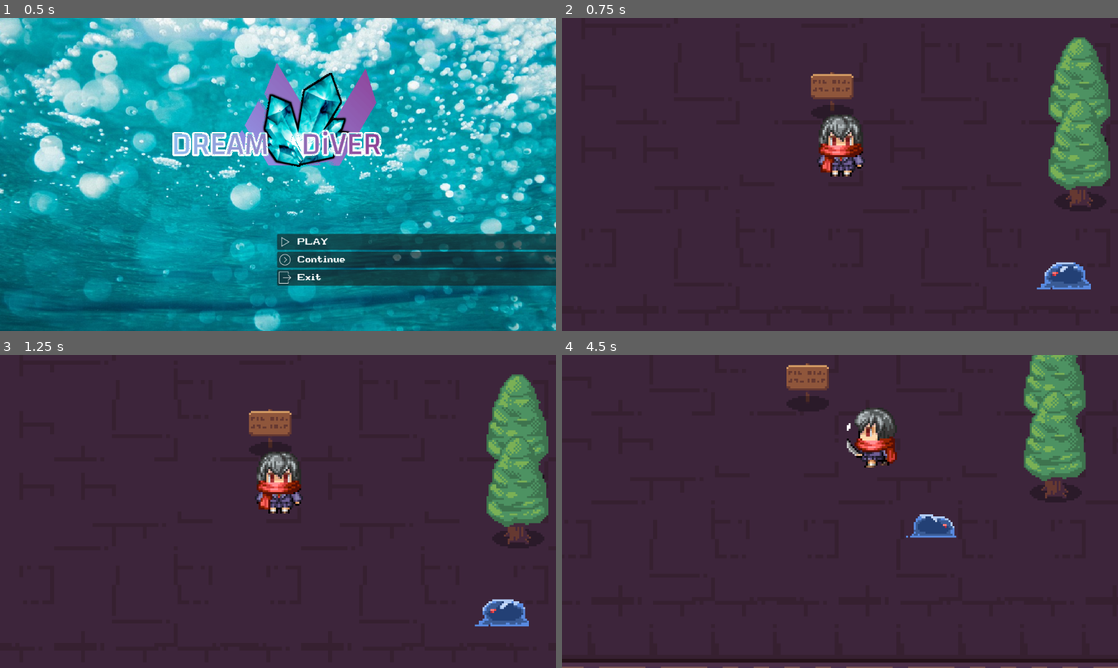
Above: before the commit, frames 1-4 (two rows, left to right).
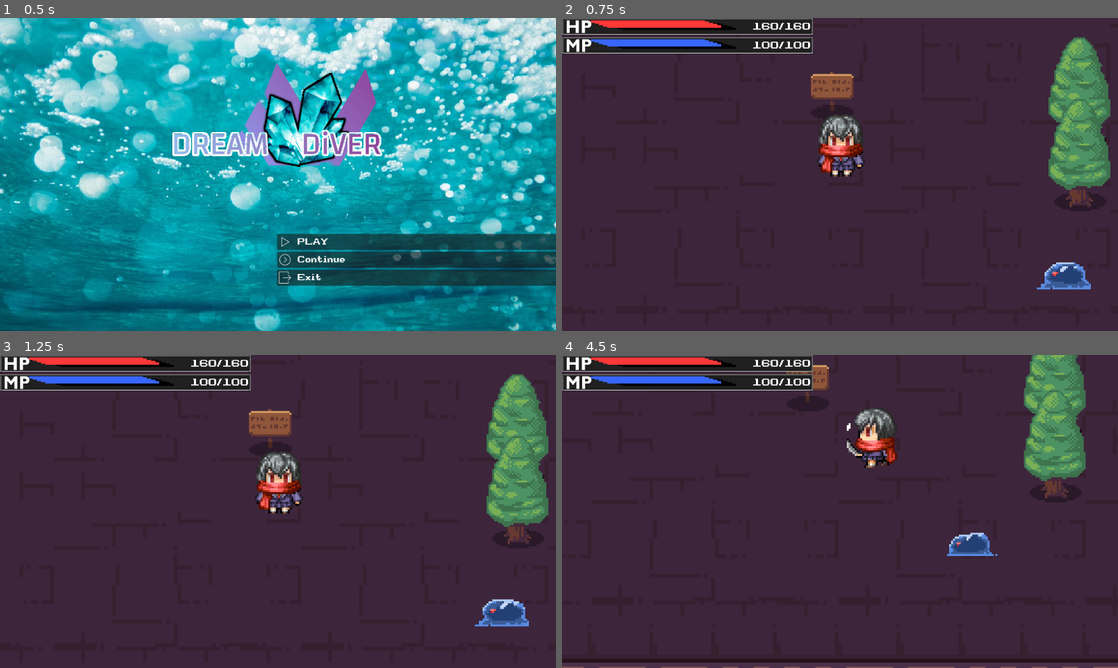
Above: after the commit, the same moments.

Repository: HearTh13/Godot-Project
Game: Godot game, scene res://Interface/menu.tscn
Two runs of this game, one before a commit and one after it. Both use one fixed random seed, a clock stepped at 60 frames per second and the inputs below.
Inputs:
- Up to frame 1 (0.5 s): no input
- Up to frame 2 (0.75 s): click "Play" at 0.5 s
- Up to frame 3 (1.25 s): no input
- Up to frame 4 (4.5 s): hold Right (Right) 1.28-2.03 s; tap F (Attack-OK) at 1.35, 2.85, 4.35 s; hold Down (Down) 2.03-2.78 s; tap Shift (Run) at 2.1, 3.6 s; hold Right (Right) 2.78-3.53 s; hold Up (Up) 3.53-4.28 s; hold Left (Left) from 4.28 s (still down)

Frame 1 is identical in both runs. In frame 2, 4.5% of the frame differs, in the area x 0-46%, y 0-12%; in frame 3, 4.5%; in frame 4, 5.6%, in the area x 0-79%, y 0-65%.

Commit message:
Added working Inventory and updated healthbar and energybar

Diff:
--- a/Entity/Player.tscn
+++ b/Entity/Player.tscn
@@ -3,8 +3,8 @@
 [ext_resource type="Texture2D" uid="uid://cfubvppbjn5j3" path="res://Assets/Player.png" id="1_lk2m0"]
 [ext_resource type="Script" path="res://Script/Player.gd" id="2_7mqvl"]
 [ext_resource type="Resource" uid="uid://dl0bc30vb40q5" path="res://Inventory/PlayerInventory.tres" id="2_x54qu"]
-[ext_resource type="PackedScene" uid="uid://dstjc70s6j4n5" path="res://Interface/Healthbar.tscn" id="3_m6etg"]
 [ext_resource type="PackedScene" uid="uid://dhs1uj7lj5qci" path="res://Inventory/inv_ui.tscn" id="5_qfo7m"]
+[ext_resource type="PackedScene" uid="uid://bpmk0uy484kjw" path="res://Interface/gui.tscn" id="6_w0vg4"]
 
 [sub_resource type="AtlasTexture" id="AtlasTexture_rmsl6"]
 atlas = ExtResource("1_lk2m0")
@@ -316,6 +316,8 @@
 [node name="Player" type="CharacterBody2D"]
 y_sort_enabled = true
 collision_layer = 3
+platform_floor_layers = 4294967042
+platform_wall_layers = 1
 script = ExtResource("2_7mqvl")
 inv = ExtResource("2_x54qu")
 
@@ -329,6 +331,9 @@
 shape = SubResource("CapsuleShape2D_on814")
 
 [node name="PlayerHitbox" type="Area2D" parent="."]
+visibility_layer = 3
+collision_layer = 2
+collision_mask = 3
 
 [node name="CollisionShape2D" type="CollisionShape2D" parent="PlayerHitbox"]
 position = Vector2(0, -14)
@@ -359,23 +364,25 @@
 drag_horizontal_enabled = true
 drag_vertical_enabled = true
 
-[node name="Healthbar" parent="." instance=ExtResource("3_m6etg")]
-z_index = 9
-offset_left = -14.0
-offset_top = -37.0
-offset_right = 15.0
-offset_bottom = -35.0
-
-[node name="Inv_UI" parent="." instance=ExtResource("5_qfo7m")]
-z_index = 10
-offset_left = -82.0
-offset_top = -154.0
-offset_right = 81.0
-offset_bottom = -34.0
-
 [node name="RegenTime" type="Timer" parent="."]
 wait_time = 5.0
 autostart = true
+
+[node name="CanvasLayer" type="CanvasLayer" parent="."]
+
+[node name="GUI" parent="CanvasLayer" instance=ExtResource("6_w0vg4")]
+
+[node name="Inv_UI" parent="CanvasLayer" instance=ExtResource("5_qfo7m")]
+z_index = 10
+anchors_preset = 8
+anchor_left = 0.5
+anchor_top = 0.5
+anchor_right = 0.5
+anchor_bottom = 0.5
+offset_left = -81.5
+offset_top = -60.0
+offset_right = 81.5
+offset_bottom = 60.0
 
 [connection signal="body_entered" from="PlayerHitbox" to="." method="_on_player_hitbox_body_entered"]
 [connection signal="body_exited" from="PlayerHitbox" to="." method="_on_player_hitbox_body_exited"]
--- a/Entity/Slime.tscn
+++ b/Entity/Slime.tscn
@@ -157,11 +157,14 @@
 radius = 69.0
 
 [sub_resource type="CircleShape2D" id="CircleShape2D_uwwdw"]
+radius = 11.0
 
 [sub_resource type="CircleShape2D" id="CircleShape2D_1fff1"]
 radius = 15.0333
 
 [node name="Slime" type="CharacterBody2D"]
+light_mask = 2
+visibility_layer = 2
 y_sort_enabled = true
 script = ExtResource("1_mb4il")
 
@@ -171,6 +174,8 @@
 offset = Vector2(0, -8)
 
 [node name="DetectionArea" type="Area2D" parent="."]
+light_mask = 2
+visibility_layer = 2
 collision_layer = 2
 collision_mask = 2
 
@@ -178,10 +183,12 @@
 shape = SubResource("CircleShape2D_e2p6d")
 
 [node name="CollisionShape2D" type="CollisionShape2D" parent="."]
-position = Vector2(1, -3)
+position = Vector2(0, -1)
 shape = SubResource("CircleShape2D_uwwdw")
 
 [node name="EnemyHitbox" type="Area2D" parent="."]
+light_mask = 2
+visibility_layer = 2
 collision_layer = 2
 collision_mask = 2
 
--- a/Interface/HPBar.tscn
+++ b/Interface/HPBar.tscn
@@ -5,18 +5,27 @@
 [ext_resource type="Texture2D" uid="uid://cb43fyhbt0oil" path="res://Assets/lifeBar.png" id="3_k31xn"]
 
 [node name="HPBar" type="HBoxContainer"]
-offset_right = 634.0
-offset_bottom = 56.0
+anchors_preset = 4
+anchor_top = 0.5
+anchor_bottom = 0.5
+offset_left = 1.0
+offset_top = -323.0
+offset_right = 525.0
+offset_bottom = -288.0
+grow_vertical = 2
 
 [node name="Counter" parent="." instance=ExtResource("1_smq1b")]
-custom_minimum_size = Vector2(270, 0)
 layout_mode = 2
 size_flags_horizontal = 3
 size_flags_stretch_ratio = 0.0
 
-[node name="TextureProgressBar" type="TextureProgressBar" parent="."]
+[node name="TextureProgressBar" type="TextureProgressBar" parent="Counter"]
 layout_mode = 2
+offset_left = 90.0
+offset_top = 10.0
+offset_right = 360.0
+offset_bottom = 25.0
 value = 40.0
 texture_under = ExtResource("2_kwdyf")
 texture_progress = ExtResource("3_k31xn")
-texture_progress_offset = Vector2(-35, -20)
+texture_progress_offset = Vector2(-30, -5)
--- a/Interface/HPCounter.tscn
+++ b/Interface/HPCounter.tscn
@@ -6,7 +6,7 @@
 
 [sub_resource type="LabelSettings" id="LabelSettings_iemlh"]
 font = ExtResource("3_w5nm0")
-font_size = 24
+font_size = 18
 
 [node name="Counter" type="NinePatchRect"]
 offset_right = 255.0
@@ -37,12 +37,12 @@
 anchor_top = 0.5
 anchor_right = 1.0
 anchor_bottom = 0.5
-offset_left = -168.0
-offset_top = -13.5
-offset_right = -8.0
-offset_bottom = 14.5
+offset_left = -124.0
+offset_top = -9.5
+offset_right = -4.0
+offset_bottom = 10.5
 grow_horizontal = 0
 grow_vertical = 2
-text = "100/100
+text = "9999/9999
 "
 label_settings = SubResource("LabelSettings_iemlh")
--- a/Interface/MPBar.tscn
+++ b/Interface/MPBar.tscn
@@ -4,18 +4,27 @@
 [ext_resource type="Texture2D" uid="uid://38iu86ldjb55" path="res://Assets/bar.png" id="2_p16fv"]
 [ext_resource type="Texture2D" uid="uid://y8gpvan6gikt" path="res://Assets/manaBar.png" id="3_755ru"]
 
-[node name="MPBar" type="HBoxContainer"]
-offset_right = 634.0
-offset_bottom = 56.0
+[node name="HPBar" type="HBoxContainer"]
+anchors_preset = 4
+anchor_top = 0.5
+anchor_bottom = 0.5
+offset_left = 1.0
+offset_top = -323.0
+offset_right = 525.0
+offset_bottom = -288.0
+grow_vertical = 2
 
 [node name="Counter" parent="." instance=ExtResource("1_icknl")]
-custom_minimum_size = Vector2(270, 0)
 layout_mode = 2
+size_flags_horizontal = 3
 
-[node name="TextureProgressBar" type="TextureProgressBar" parent="."]
+[node name="TextureProgressBar" type="TextureProgressBar" parent="Counter"]
 layout_mode = 2
-max_value = 50.0
-value = 35.0
+offset_left = 90.0
+offset_top = 10.0
+offset_right = 360.0
+offset_bottom = 25.0
+value = 40.0
 texture_under = ExtResource("2_p16fv")
 texture_progress = ExtResource("3_755ru")
-texture_progress_offset = Vector2(-35, -20)
+texture_progress_offset = Vector2(-30, -5)
--- a/Interface/MPCounter.tscn
+++ b/Interface/MPCounter.tscn
@@ -6,7 +6,7 @@
 
 [sub_resource type="LabelSettings" id="LabelSettings_iemlh"]
 font = ExtResource("3_ki4tn")
-font_size = 24
+font_size = 18
 
 [node name="Counter" type="NinePatchRect"]
 offset_right = 255.0
@@ -37,12 +37,12 @@
 anchor_top = 0.5
 anchor_right = 1.0
 anchor_bottom = 0.5
-offset_left = -168.0
-offset_top = -13.5
-offset_right = -8.0
-offset_bottom = 14.5
+offset_left = -124.0
+offset_top = -9.5
+offset_right = -4.0
+offset_bottom = 10.5
 grow_horizontal = 0
 grow_vertical = 2
-text = "100/100
+text = "9999/9999
 "
 label_settings = SubResource("LabelSettings_iemlh")
--- a/Interface/gui.tscn
+++ b/Interface/gui.tscn
@@ -13,11 +13,13 @@
 
 [node name="VBoxContainer" type="VBoxContainer" parent="."]
 layout_mode = 0
-offset_right = 40.0
-offset_bottom = 40.0
+offset_right = 520.0
+offset_bottom = 74.0
 
 [node name="HPBar" parent="VBoxContainer" instance=ExtResource("1_xqn7r")]
+custom_minimum_size = Vector2(0, 35)
 layout_mode = 2
 
 [node name="MPBar" parent="VBoxContainer" instance=ExtResource("2_1lu1p")]
+custom_minimum_size = Vector2(0, 35)
 layout_mode = 2
--- a/Interface/menu.tscn
+++ b/Interface/menu.tscn
@@ -52,6 +52,7 @@
 size_flags_vertical = 8
 
 [node name="Menu2" type="VBoxContainer" parent="."]
+layout_mode = 0
 offset_left = 574.0
 offset_top = 360.0
 offset_right = 1339.0
@@ -89,6 +90,7 @@
 alignment = 0
 
 [node name="ContinueLabel" type="Label" parent="Menu2/Center Row/Buttons/Continue"]
+layout_mode = 0
 offset_right = 962.0
 offset_bottom = 33.0
 text = "      Continue"
@@ -101,6 +103,7 @@
 alignment = 0
 
 [node name="ExitLabel" type="Label" parent="Menu2/Center Row/Buttons/Exit"]
+layout_mode = 0
 offset_right = 962.0
 offset_bottom = 33.0
 text = "      Exit"
--- a/Inventory/Inventory.gd
+++ b/Inventory/Inventory.gd
@@ -1,4 +1,18 @@
 extends Resource
+
 class_name Inv
 
-@export var items: Array[InvItem]
+signal update
+
+@export var slots: Array[InvSlot]
+
+func insert(item: InvItem):
+	var itemSlots = slots.filter(func(slot):return slot.item == item)
+	if !itemSlots.is_empty():
+		itemSlots.amount += 1
+	else:
+		var emptySlots = slots.filter(func(slot):return slot.item == null)
+		if !emptySlots.is_empty():
+			emptySlots[0].item = item
+			emptySlots[0].amount = 1
+	update.emit()
--- a/Inventory/PlayerInventory.tres
+++ b/Inventory/PlayerInventory.tres
@@ -1,8 +1,56 @@
-[gd_resource type="Resource" script_class="Inv" load_steps=3 format=3 uid="uid://dl0bc30vb40q5"]
+[gd_resource type="Resource" script_class="Inv" load_steps=15 format=3 uid="uid://dl0bc30vb40q5"]
 
-[ext_resource type="Resource" uid="uid://0dvevxrrrxk3" path="res://Inventory/Items/Potion.tres" id="1_vsp10"]
+[ext_resource type="Script" path="res://inv_slot.gd" id="2_8s5rj"]
 [ext_resource type="Script" path="res://Inventory/Inventory.gd" id="2_42ogj"]
+
+[sub_resource type="Resource" id="Resource_48vxg"]
+script = ExtResource("2_8s5rj")
+amount = 0
+
+[sub_resource type="Resource" id="Resource_cx8bp"]
+script = ExtResource("2_8s5rj")
+amount = 0
+
+[sub_resource type="Resource" id="Resource_7tje6"]
+script = ExtResource("2_8s5rj")
+amount = 0
+
+[sub_resource type="Resource" id="Resource_xshen"]
+script = ExtResource("2_8s5rj")
+amount = 0
+
+[sub_resource type="Resource" id="Resource_0ovvj"]
+script = ExtResource("2_8s5rj")
+amount = 0
+
+[sub_resource type="Resource" id="Resource_claey"]
+script = ExtResource("2_8s5rj")
+amount = 0
+
+[sub_resource type="Resource" id="Resource_igg7h"]
+script = ExtResource("2_8s5rj")
+amount = 0
+
+[sub_resource type="Resource" id="Resource_athnc"]
+script = ExtResource("2_8s5rj")
+amount = 0
+
+[sub_resource type="Resource" id="Resource_0hxfh"]
+script = ExtResource("2_8s5rj")
+amount = 0
+
+[sub_resource type="Resource" id="Resource_l6wne"]
+script = ExtResource("2_8s5rj")
+amount = 0
+
+[sub_resource type="Resource" id="Resource_2ldt1"]
+script = ExtResource("2_8s5rj")
+amount = 0
+
+[sub_resource type="Resource" id="Resource_dqnj4"]
+script = ExtResource("2_8s5rj")
+amount = 0
 
 [resource]
 script = ExtResource("2_42ogj")
-items = Array[Resource("res://Inventory/Inventory_Item.gd")]([ExtResource("1_vsp10"), null, null, null, null, ExtResource("1_vsp10"), null, null, null, null, null, ExtResource("1_vsp10")])
+slots = Array[ExtResource("2_8s5rj")]([SubResource("Resource_48vxg"), SubResource("Resource_cx8bp"), SubResource("Resource_7tje6"), SubResource("Resource_xshen"), SubResource("Resource_0ovvj"), SubResource("Resource_claey"), SubResource("Resource_igg7h"), SubResource("Resource_athnc"), SubResource("Resource_0hxfh"), SubResource("Resource_l6wne"), SubResource("Resource_2ldt1"), SubResource("Resource_dqnj4")])
--- a/Inventory/inv_ui.tscn
+++ b/Inventory/inv_ui.tscn
@@ -1,7 +1,7 @@
 [gd_scene load_steps=4 format=3 uid="uid://dhs1uj7lj5qci"]
 
 [ext_resource type="Script" path="res://Script/inv_ui.gd" id="1_ev3x1"]
-[ext_resource type="Texture2D" uid="uid://creoyt5o8yx45" path="res://Assets/Inventory Slot.png" id="2_q4hlv"]
+[ext_resource type="Texture2D" uid="uid://ceu5qa1vya5y2" path="res://Assets/box.png" id="2_6sgv0"]
 [ext_resource type="PackedScene" uid="uid://w5j5dj7pchca" path="res://Inventory/inventory_ui_slot.tscn" id="3_r6877"]
 
 [node name="Inv_UI" type="Control"]
@@ -20,10 +20,8 @@
 layout_mode = 0
 offset_right = 163.0
 offset_bottom = 120.0
-texture = ExtResource("2_q4hlv")
-patch_margin_left = 1
+texture = ExtResource("2_6sgv0")
 patch_margin_top = 1
-patch_margin_right = 1
 patch_margin_bottom = 1
 
 [node name="GridContainer" type="GridContainer" parent="NinePatchRect"]
--- a/Inventory/inventory_ui_slot.gd
+++ b/Inventory/inventory_ui_slot.gd
@@ -1,10 +1,15 @@
 extends Panel
 
 @onready var item_visual: Sprite2D = $CenterContainer/Panel/ItemDisplay
+@onready var amount_text: Label = $CenterContainer/Panel/Label
 
-func update(item: InvItem):
-	if !item:
+func update(slot: InvSlot):
+	if !slot.item:
 		item_visual.visible = false
+		amount_text.visible = false
 	else:
 		item_visual.visible = true
-		item_visual.texture = item.texture
+		item_visual.texture = slot.item.texture
+		if slot.amount > 1:
+			amount_text.visible = true
+			amount_text.text = str(slot.amount)
--- a/Inventory/inventory_ui_slot.tscn
+++ b/Inventory/inventory_ui_slot.tscn
@@ -23,3 +23,14 @@
 layout_mode = 2
 
 [node name="ItemDisplay" type="Sprite2D" parent="CenterContainer/Panel"]
+
+[node name="Label" type="Label" parent="CenterContainer/Panel"]
+custom_minimum_size = Vector2(19, 23)
+layout_mode = 0
+offset_left = 3.0
+offset_top = 3.0
+offset_right = 22.0
+offset_bottom = 26.0
+scale = Vector2(0.5, 0.5)
+text = "99"
+horizontal_alignment = 2
--- a/Scene/Dungeon1.tscn
+++ b/Scene/Dungeon1.tscn
@@ -1,9 +1,10 @@
-[gd_scene load_steps=10 format=3 uid="uid://dah5dphfgkh72"]
+[gd_scene load_steps=11 format=3 uid="uid://dah5dphfgkh72"]
 
 [ext_resource type="Texture2D" uid="uid://p0lqtdvdpr5n" path="res://Assets/Dungeon_Tileset.png" id="1_fuds2"]
 [ext_resource type="Script" path="res://Script/Dungeon1.gd" id="1_v6nm1"]
 [ext_resource type="Texture2D" uid="uid://bn6mklwjs1ocx" path="res://Assets/RPG Nature Tileset.png" id="2_82lw8"]
 [ext_resource type="PackedScene" uid="uid://c8pnqpx6je86j" path="res://Entity/Player.tscn" id="3_f3uq5"]
+[ext_resource type="Script" path="res://Scene/TileMap.gd" id="4_4l7sw"]
 [ext_resource type="PackedScene" uid="uid://c6cfmhsxbk5r3" path="res://Entity/Slime.tscn" id="5_j3dhu"]
 
 [sub_resource type="TileSetAtlasSource" id="TileSetAtlasSource_2wvda"]
@@ -827,6 +828,7 @@
 layer_2/name = "YSort"
 layer_2/y_sort_enabled = true
 layer_2/tile_data = PackedInt32Array(196616, 131076, 0, 262156, 65540, 0, 196620, 4, 0)
+script = ExtResource("4_4l7sw")
 
 [node name="Player" parent="." instance=ExtResource("3_f3uq5")]
 position = Vector2(276, 154)
--- /dev/null
+++ b/Scene/TileMap.gd
@@ -0,0 +1,3 @@
+extends TileMap
+
+var str = 0
--- a/Script/Dungeon1.gd
+++ b/Script/Dungeon1.gd
@@ -7,6 +7,7 @@
 # Called every frame. 'delta' is the elapsed time since the previous frame.
 func _process(delta):
 	change_scene()
+	Global.pause_menu($Player/CanvasLayer/Inv_UI)
 
 func _on_dungeon_2_transfer_body_entered(body):
 	if body.has_method("player"):
--- a/Script/Dungeon2.gd
+++ b/Script/Dungeon2.gd
@@ -7,6 +7,7 @@
 # Called every frame. 'delta' is the elapsed time since the previous frame.
 func _process(delta):
 	change_scene()
+	Global.pause_menu($Player/CanvasLayer/Inv_UI)
 
 func _on_dungeon_1_transfer_body_entered(body):
 	if body.has_method("player"):
--- a/Script/Global.gd
+++ b/Script/Global.gd
@@ -4,9 +4,17 @@
 
 var current_scene
 var transition = false
+var paused = false
 
 var player_enter_posx = 276
 var player_enter_posy = 154
+
+var max_health = 160
+var health = max_health
+var max_mana = 100
+var mana = max_mana
+var str = 20
+var def = 10
 
 var init_pos = true
 
@@ -18,3 +26,13 @@
 
 		if current_scene == "Dungeon2":
 			current_scene = "Dungeon1"
+
+func pause_menu(menu):
+	if Input.is_action_just_pressed("Pause"):
+		if paused:
+			menu.hide()
+			Engine.time_scale = 1
+		else:
+			menu.show()
+			Engine.time_scale = 0
+		paused = !paused
--- a/Script/Player.gd
+++ b/Script/Player.gd
@@ -6,28 +6,27 @@
 
 var enemy_inattack_range = false
 var enemy_attack_cooldown = true
-var max_health = 160
-var health = max_health
 var player_alive = true
-var str = 20
-var def = 10
-const speed = 125
+
 var current_dir = "none"
 var player_state = "none"
+
+const speed = 125
 
 var attack_ip = false
 
 func _physics_process(delta):
-	player_movement(delta)
-	enemy_attack()
-	current_camera()
-	update_health()
+	if !Global.paused:
+		player_movement(delta)
+		enemy_attack()
+		current_camera()
+		update_health()
 
-	if health <= 0:
-		player_alive = false
-		health = 0
-		print("player has been killed")
-		self.queue_free()
+		if Global.health <= 0:
+			player_alive = false
+			Global.health = 0
+			print("player has been killed")
+			self.queue_free()
 
 func player_movement(delta):
 	var movement = Input.get_vector("Left", "Right", "Up", "Down")
@@ -109,13 +108,14 @@
 
 func enemy_attack():
 	if enemy_inattack_range and enemy_attack_cooldown:
-		health -= enemy.str
-		enemy_attack_cooldown = false
-		$DamageCooldown.start()
-		print(health)
-
+		if enemy != null:
+			Global.health -= enemy.str
+			enemy_attack_cooldown = false
+			modulate.a8 = 100
+			$DamageCooldown.start()
 
 func _on_attack_cooldown_timeout():
+	modulate.a8 = 255
 	enemy_attack_cooldown = true
 
 func attack():
@@ -152,23 +152,27 @@
 		$Dungeon2Camera.enabled = true
 
 func update_health():
-	var healthbar = $Healthbar
-	var damagebar = $Healthbar/Damagebar
+	var healthbar = $CanvasLayer/GUI/VBoxContainer/HPBar/Counter/TextureProgressBar
+	var manabar = $CanvasLayer/GUI/VBoxContainer/MPBar/Counter/TextureProgressBar
+	var healthCounter = $CanvasLayer/GUI/VBoxContainer/HPBar/Counter/Label
+	var manaCounter = $CanvasLayer/GUI/VBoxContainer/MPBar/Counter/Label
 
-	healthbar.value = health
-	damagebar.value = health
+	healthbar.max_value = Global.max_health
+	healthbar.value = Global.health
+	manabar.max_value = Global.max_mana
+	manabar.value = Global.mana
 
-	if health >= max_health:
-		healthbar.visible = false
-		damagebar.visible = false
-	else:
-		healthbar.visible = true
-		damagebar.visible = true
+	healthCounter.text = str(Global.health)+"/"+str(Global.max_health)
+	manaCounter.text = str(Global.mana)+"/"+str(Global.max_mana)
+
 
 func _on_regen_time_timeout():
-	if health < max_health:
-		health += 20
-		if health >= max_health:
-			health = max_health
-		elif health <= 0:
-			health = 0
+	if Global.health < Global.max_health:
+		Global.health += 20
+		if Global.health >= Global.max_health:
+			Global.health = Global.max_health
+		elif Global.health <= 0:
+			Global.health = 0
+
+func collect(Item):
+	inv.insert(Item)
--- a/Script/Slime.gd
+++ b/Script/Slime.gd
@@ -8,28 +8,33 @@
 var str = 20
 var def = 2
 
+var attack_state = false
 var player_chase = false
 var player_inattack_zone = false
 var take_damage = false
 
 func _physics_process(delta):
-	deal_with_damage()
-	update_health()
+	if !Global.paused:
+		deal_with_damage()
+		update_health()
 
-	if !take_damage:
-		if player_chase:
-			position += (player.position - position)/speed
+		if !take_damage:
+			if player_chase:
+				velocity = (player.get_global_position() - position).normalized() * speed * delta
 
-			$AnimatedSprite2D.play("Walk")
+				$AnimatedSprite2D.play("Walk")
 
-			if(player.position.x - position.x):
-				$AnimatedSprite2D.flip_h = true
+				if(player.position.x - position.x):
+					$AnimatedSprite2D.flip_h = false
+				else:
+					$AnimatedSprite2D.flip_h = true
+
 			else:
-				$AnimatedSprite2D.flip_h = false
+				velocity = lerp(velocity, Vector2.ZERO, 0.07)
+				$AnimatedSprite2D.play("Idle")
+			move_and_collide(velocity)
 		else:
-			$AnimatedSprite2D.play("Idle")
-	else:
-		$AnimatedSprite2D.play("Dead")
+			$AnimatedSprite2D.play("Dead")
 
 
 
@@ -57,14 +62,16 @@
 func deal_with_damage():
 	if player_inattack_zone and Global.player_current_attack:
 		if !take_damage:
-			health -= player.str
-			$DamageCooldown.start()
-			take_damage = true
-			print("slime health = ", health)
+			if player != null:
+				health -= Global.str
+				$DamageCooldown.start()
+				take_damage = true
+				modulate.a8 = 100
 			if health <= 0:
 				self.queue_free()
 
 func _on_damage_cooldown_timeout():
+	modulate.a8 = 255
 	take_damage = false
 
 func update_health():
--- a/Script/inv_ui.gd
+++ b/Script/inv_ui.gd
@@ -6,19 +6,16 @@
 var is_open = false
 
 func _ready():
+	inv.update.connect(update_slots)
 	update_slots()
 	close()
 
 func update_slots():
-	for i in range(min(inv.items.size(), slots.size())):
-		slots[i].update(inv.items[i])
+	for i in range(min(inv.slots.size(), slots.size())):
+		slots[i].update(inv.slots[i])
 
 func _process(delta):
-	if Input.is_action_just_pressed("Inventory"):
-		if is_open:
-			close()
-		else:
-			open()
+	pass
 
 func close():
 	visible = false
--- /dev/null
+++ b/inv_slot.gd
@@ -0,0 +1,6 @@
+extends Resource
+
+class_name  InvSlot
+
+@export var item: InvItem
+@export var amount: int
--- a/project.godot
+++ b/project.godot
@@ -54,7 +54,7 @@
 Left={
 "deadzone": 0.5,
 "events": [Object(InputEventKey,"resource_local_to_scene":false,"resource_name":"","device":-1,"window_id":0,"alt_press …(182 unchanged characters)…
-, Object(InputEventKey,"resource_local_to_scene":false,"resource_name":"","device":-1,"window_id":0,"alt_pressed":false,"shift_pressed":false,"ctrl_pressed":false,"meta_pressed":false,"pressed":false,"keycode":65,"physical_keycode":65,"key_label":65,"unicode":97,"echo":false,"script":null)
+, Object(InputEventKey,"resource_local_to_scene":false,"resource_name":"","device":-1,"window_id":0,"alt_pressed":false,"shift_pressed":false,"ctrl_pressed":false,"meta_pressed":false,"pressed":false,"keycode":0,"physical_keycode":65,"key_label":0,"unicode":97,"echo":false,"script":null)
 ]
 }
 Right={
@@ -69,11 +69,19 @@
 , Object(InputEventKey,"resource_local_to_scene":false,"resource_name":"","device":-1,"window_id":0,"alt_pressed":false,"shift_pressed":false,"ctrl_pressed":false,"meta_pressed":false,"pressed":false,"keycode":0,"physical_keycode":4194308,"key_label":0,"unicode":0,"echo":false,"script":null)
 ]
 }
-Inventory={
+Pause={
 "deadzone": 0.5,
-"events": [Object(InputEventKey,"resource_local_to_scene":fa …(140 unchanged characters)… d":false,"keycode":0,"physical_keycode":81,"key_label":0,"unicode":113,"echo":false,"script":null)
+"events": [Object(InputEventKey,"resource_local_to_scene":fa …(140 unchanged characters)… d":false,"keycode":0,"physical_keycode":4194305,"key_label":0,"unicode":0,"echo":false,"script":null)
+, Object(InputEventKey,"resource_local_to_scene":false,"resource_name":"","device":-1,"window_id":0,"alt_pressed":false,"shift_pressed":false,"ctrl_pressed":false,"meta_pressed":false,"pressed":false,"keycode":0,"physical_keycode":4194308,"key_label":0,"unicode":0,"echo":false,"script":null)
+, Object(InputEventKey,"resource_local_to_scene":false,"resource_name":"","device":-1,"window_id":0,"alt_pressed":false,"shift_pressed":false,"ctrl_pressed":false,"meta_pressed":false,"pressed":false,"keycode":0,"physical_keycode":4194306,"key_label":0,"unicode":0,"echo":false,"script":null)
+, Object(InputEventKey,"resource_local_to_scene":false,"resource_name":"","device":-1,"window_id":0,"alt_pressed":false,"shift_pressed":false,"ctrl_pressed":false,"meta_pressed":false,"pressed":false,"keycode":0,"physical_keycode":81,"key_label":0,"unicode":113,"echo":false,"script":null)
 ]
 }
+
+[layer_names]
+
+2d_physics/layer_1="Player"
+2d_physics/layer_2="Enemy"
 
 [rendering]
 
Binary file changed: Assets/bar.png
Binary file changed: Assets/lifeBar.png
Binary file changed: Assets/manaBar.png
